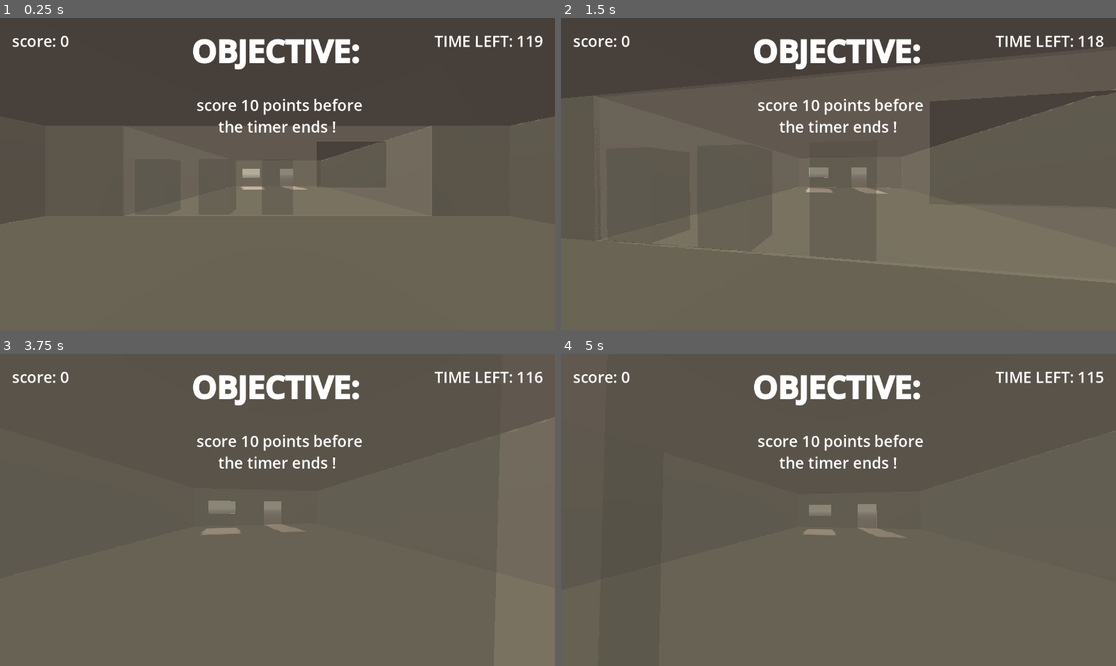
Above: before the commit, frames 1-4 (two rows, left to right).
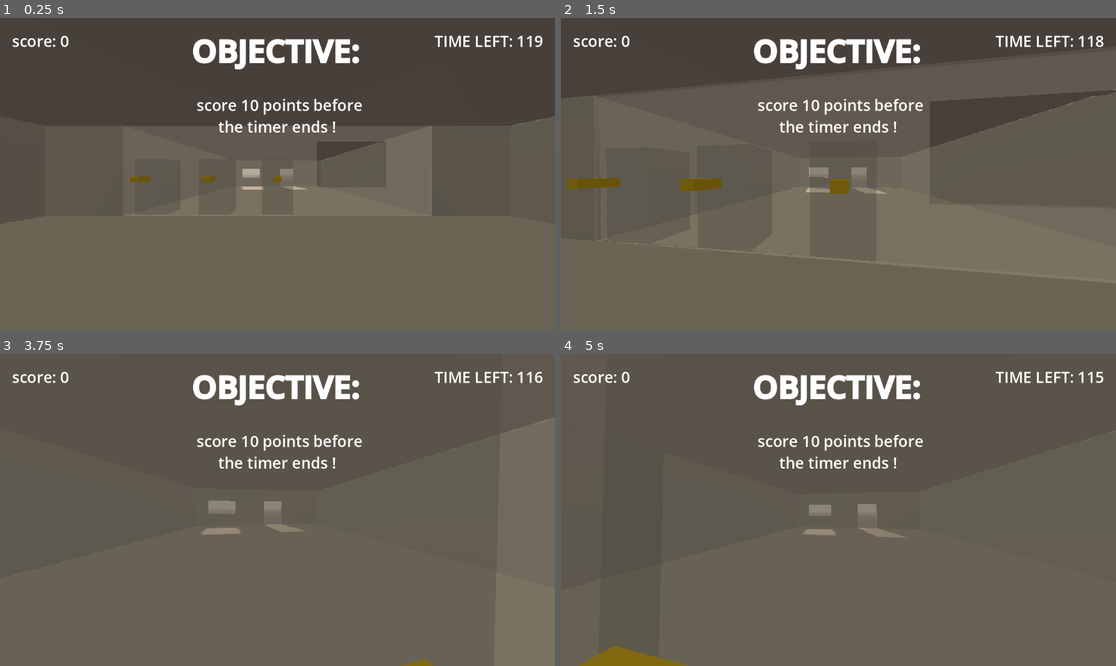
Above: after the commit, the same moments.

Repository: Sunday-Studio-Team/cafe
Game: Godot game, scene res://main.tscn
Two runs of this game, one before a commit and one after it. Both use one fixed random seed, a clock stepped at 60 frames per second and the inputs below.
Inputs (mouse positions are in pixels of both pictures, inside the frame that each line leads up to):
- Up to frame 1 (0.25 s): no input
- Up to frame 2 (1.5 s): tap Enter at 0.5 s; move the mouse to (866, 174) at 0.52 s; hold W (move_forward) from 0.53 s (still down); tap E (interact) at 0.6, 1.35 s; move the mouse to (810, 174) at 1.27 s
- Up to frame 3 (3.75 s): keep holding W (move_forward); move the mouse to (288, 503) at 2.02 s; tap I at 2.1 s; tap E (interact) at 2.3, 2.85, 3.6 s; tap Space at 2.75 s; move the mouse to (271, 516) at 2.77 s; tap Enter at 3.5 s; move the mouse to (316, 513) at 3.52 s
- Up to frame 4 (5 s): keep holding W (move_forward); move the mouse to (794, 506) at 4.27 s; tap I at 4.35 s; tap E (interact) at 4.55 s

The runs differ from the first frame. In frame 1, 0.1% of the frame differs, in the area x 23-51%, y 50-53%; in frame 2, 0.7%, in the area x 1-52%, y 51-57%; in frame 3, less than 0.1%; in frame 4, 0.7%.

Commit message:
Demo Hold Button

Diff:
--- a/godot/interactable.gd
+++ b/godot/interactable.gd
@@ -15,6 +15,10 @@
 @export var lockout_length: float = 1.0
 ## mesh used for this object
 @export var mesh: MeshInstance3D
+
+#Holding Interaction
+@export var hold_to_interact: bool = false
+@export var time_to_hold: float = 5
 
 var enabled := true
 
--- a/godot/machine.gd
+++ b/godot/machine.gd
@@ -8,6 +8,7 @@
 @export var customer_order_indicator: Label3D
 @export var final_order_indicator: Label3D
 @export var score_label: Label3D
+@export var make_drink_button: Interactable
 @export var accept_button: Interactable
 @export var reject_button: Interactable
 @export var waiting_approval_indicator: Label3D
--- a/godot/machine.tscn
+++ b/godot/machine.tscn
@@ -26,6 +26,13 @@
 
 [sub_resource type="BoxShape3D" id="BoxShape3D_loq51"]
 size = Vector3(0.5, 1, 0.25)
+
+[sub_resource type="StandardMaterial3D" id="StandardMaterial3D_llj37"]
+albedo_color = Color(0.70842093, 0.6127528, 0, 1)
+
+[sub_resource type="BoxMesh" id="BoxMesh_6qesk"]
+material = SubResource("StandardMaterial3D_llj37")
+size = Vector3(0.22, 0.15, 0.3)
 
 [sub_resource type="StandardMaterial3D" id="StandardMaterial3D_ioi8x"]
 albedo_color = Color(1, 0.37254903, 0.35686275, 1)
@@ -109,6 +116,21 @@
 transform = Transform3D(1, 0, 0, 0, 1, 0, 0, 0, 1, 0.02403152, 0.22535914, 0.1323067)
 text = "+1"
 
+[node name="MakeDrinkButton" type="Area3D" parent="." unique_id=1329158865 node_paths=PackedStringArray("mesh")]
+transform = Transform3D(1, 0, 0, 0, 1, 0, 0, 0, 1, -0.0023542345, 1.0213691, 0.97740984)
+collision_layer = 2
+collision_mask = 0
+script = ExtResource("5_ioi8x")
+display_name = "[color=red]reject button"
+mesh = NodePath("MeshInstance3D")
+
+[node name="MeshInstance3D" type="MeshInstance3D" parent="MakeDrinkButton" unique_id=432966545]
+transform = Transform3D(1, 0, 0, 0, 1, 0, 0, 0, 1, 0, 0.12589586, 0.03169334)
+mesh = SubResource("BoxMesh_6qesk")
+
+[node name="CollisionShape3D" type="CollisionShape3D" parent="MakeDrinkButton" unique_id=1991787089]
+shape = SubResource("BoxShape3D_loq51")
+
 [node name="RejectButton" type="Area3D" parent="." unique_id=410108366 node_paths=PackedStringArray("mesh")]
 transform = Transform3D(1, 0, 0, 0, 1, 0, 0, 0, 1, -0.255, 0.874, 1.0090001)
 collision_layer = 2
